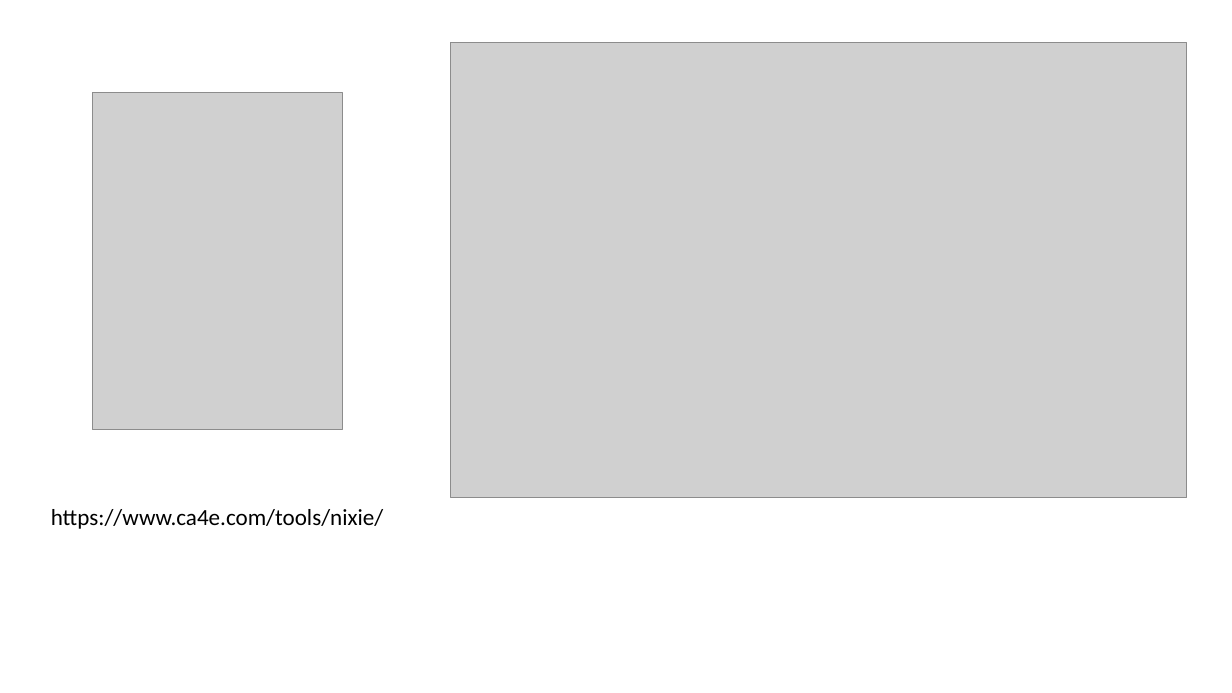
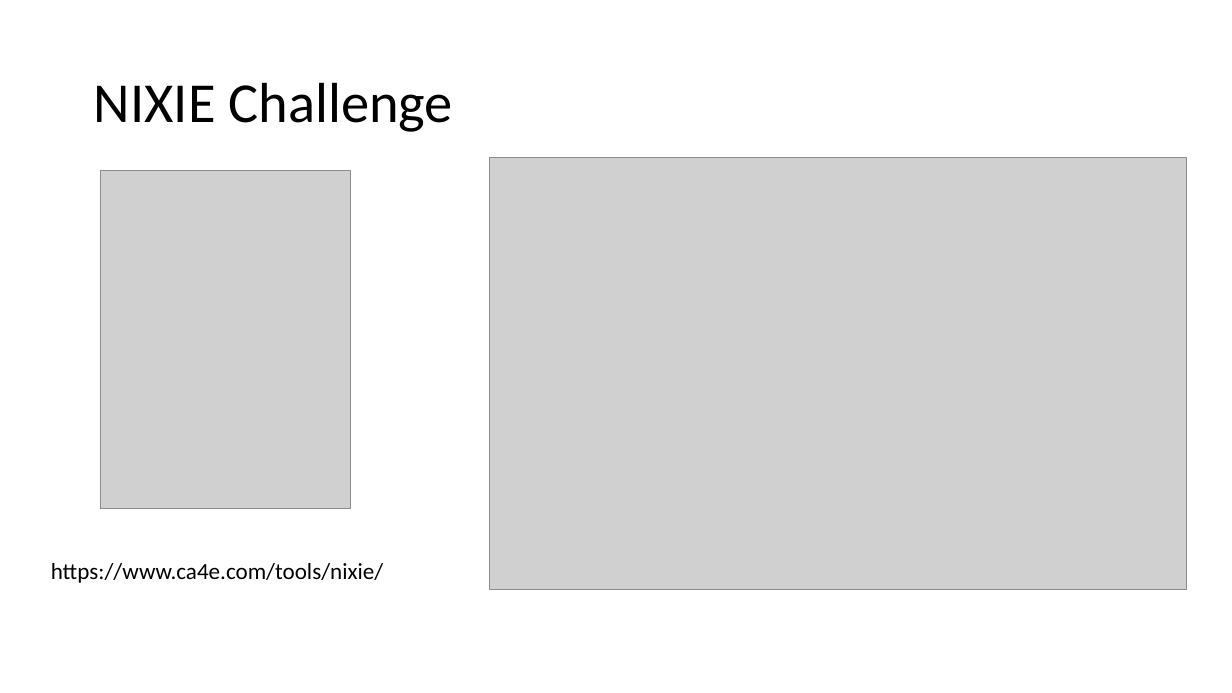
Before and after one commit to csev/ca4e, a slide deck: slide 16 of lectures/04-DigitalLogic.pptx. Drawn at 1232x693 pixels with LibreOffice and Linux fonts; fonts in the diff are those of the drawing; grey boxes stand for pictures. Boxes give left, top, right and bottom in pixels: in the first picture for what was removed or moved away, otherwise in the second. Text is boxed around its words. In the diff, an @@ line names an element or a change of style, - is before the commit and + after.

```diff
--- a/lectures/04-DigitalLogic.pptx
+++ b/lectures/04-DigitalLogic.pptx
@@ title added at [94,82,453,132], 44 pt, text #000000 @@
+NIXIE Challenge
@@ picture: place and size @@
-picture at [92,92,343,431]
+picture at [101,171,351,509]
@@ picture: place and size @@
-picture at [451,43,1187,498]
+picture at [489,157,1187,590]
@@ text "https://www.ca4e.com/tools/nixie/": place and size @@
-text "https://www.ca4e.com/tools/nixie/" at [51,509,384,529]
+text "https://www.ca4e.com/tools/nixie/" at [51,563,384,583]
```
Also in this commit, not shown: 10 other slides changed, 2 other files.
